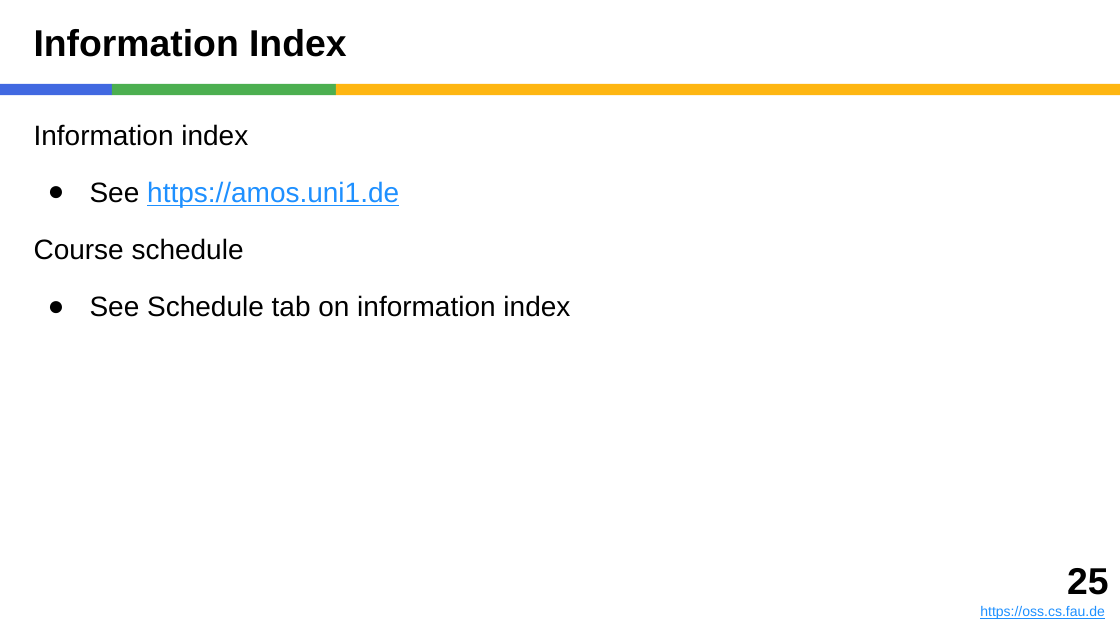
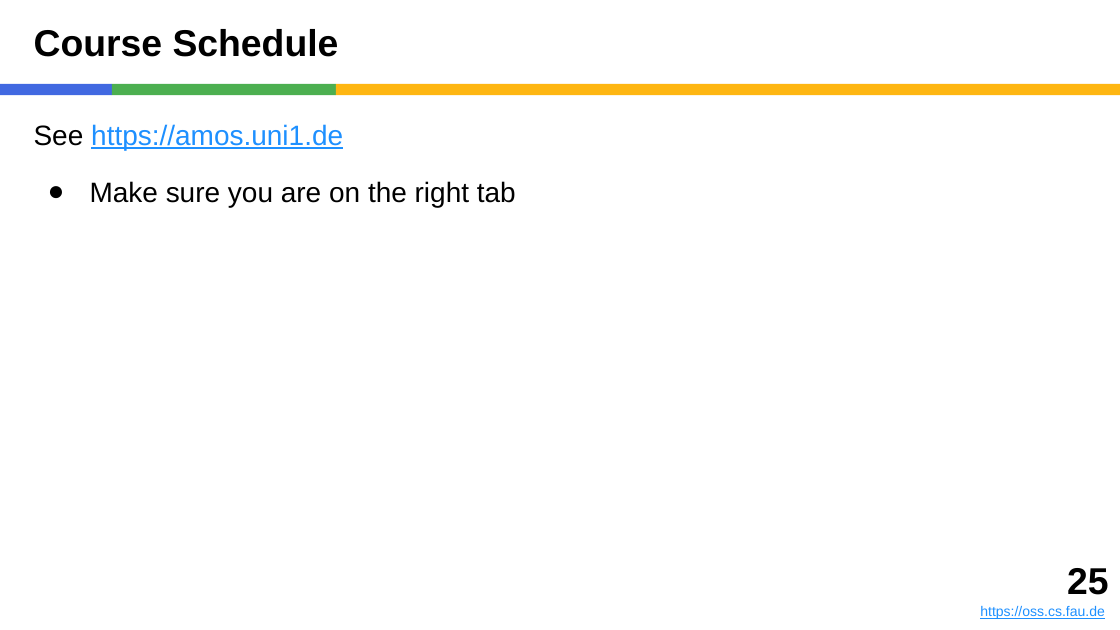
Before and after one commit to dirkriehle/amos-course, a slide deck: slide 25 of Lecture slides/AMOS A01 - Introduction.pptx. Drawn at 1120x630 pixels with LibreOffice and Linux fonts; fonts in the diff are those of the drawing. Boxes give left, top, right and bottom in pixels: in the first picture for what was removed or moved away, otherwise in the second. Text is boxed around its words. In the diff, an @@ line names an element or a change of style, - is before the commit and + after.

Commit message:
Updates for AMOS-27 winter 2026/27

```diff
--- a/Lecture slides/AMOS A01 - Introduction.pptx
+++ b/Lecture slides/AMOS A01 - Introduction.pptx
@@ title at (x1=34, y1=29, x2=339, y2=57): text changed @@
-Information Index
+Course Schedule
@@ text at (x1=34, y1=124, x2=248, y2=146): paragraph removed @@
-Information index
@@ text at (x1=34, y1=124, x2=343, y2=150): bullet ● to none; less space between paragraphs @@
@@ text at (x1=90, y1=181, x2=516, y2=207): text changed @@
-Course schedule
-● See Schedule tab on information index
+● Make sure you are on the right tab
```
Also in this commit, not shown: 4 other slides changed, 6 other files.
